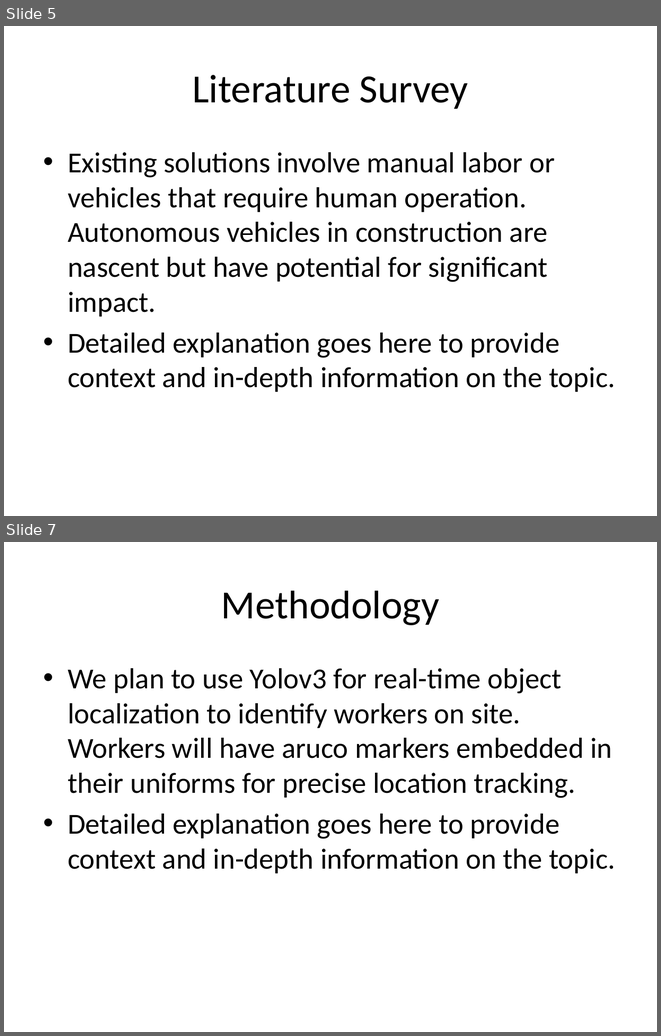
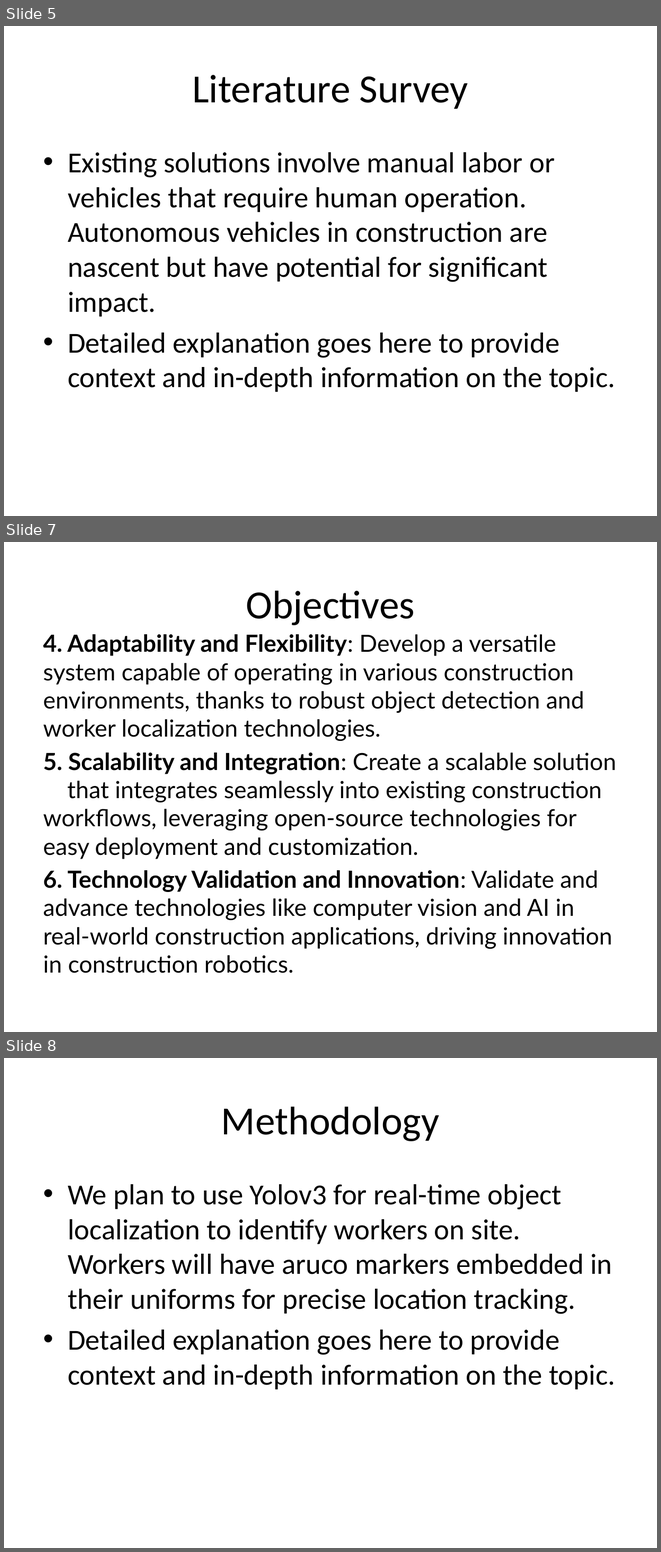
Before and after one commit to Dawn-Of-Justice/ACAV, a slide deck: MiniProj.pptx. Shown one above the other, each under a label of ours: slides 5 and 7 before the commit, slides 5, 7 and 8 after it; the slides between them are not shown. The pictures are 661x1036 and 661x1552 pixels, drawn with LibreOffice and Linux fonts; fonts in the diff are those of the drawing. Boxes give left, top, right and bottom in pixels: in the first picture for what was removed or moved away, otherwise in the second. Text is boxed around its words. In the diff, an @@ line names an element or a change of style, - is before the commit and + after.

```diff
--- a/MiniProj.pptx
+++ b/MiniProj.pptx
@@ slide 7 added at (4,542,657,1032), background #FFFFFF @@
@@ title added at (246,590,415,625), 44 pt, text #000000 @@
+Objectives
@@ text added at (43,634,616,973), 26 pt, text #000000 @@
+4. Adaptability and Flexibility: Develop a versatile system capable of operating in various construction environments, thanks to robust object detection and worker localization technologies.
+5. Scalability and Integration: Create a scalable solution that integrates seamlessly into existing construction workflows, leveraging open-source technologies for easy deployment and customization.
+6. Technology Validation and Innovation: Validate and advance technologies like computer vision and AI in real-world construction applications, driving innovation in construction robotics.
@@ what was slide 7 is now slide 8 @@
```
Also in this commit, not shown: 4 slides changed, 1 other slide added.
